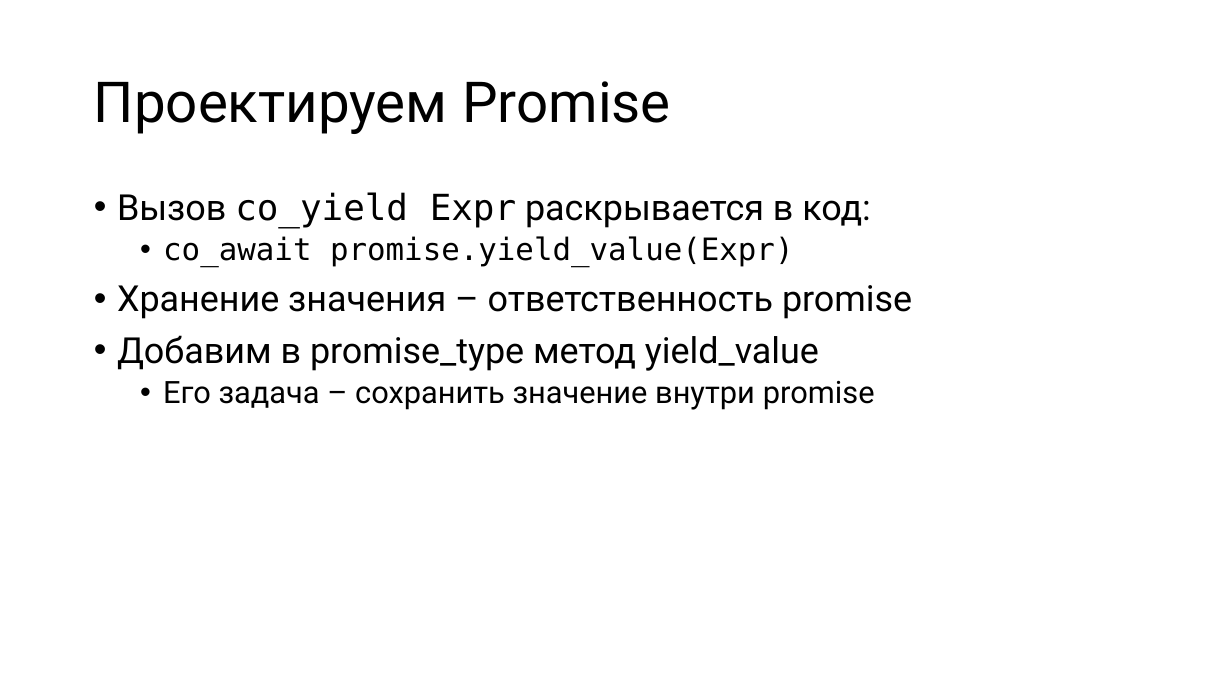
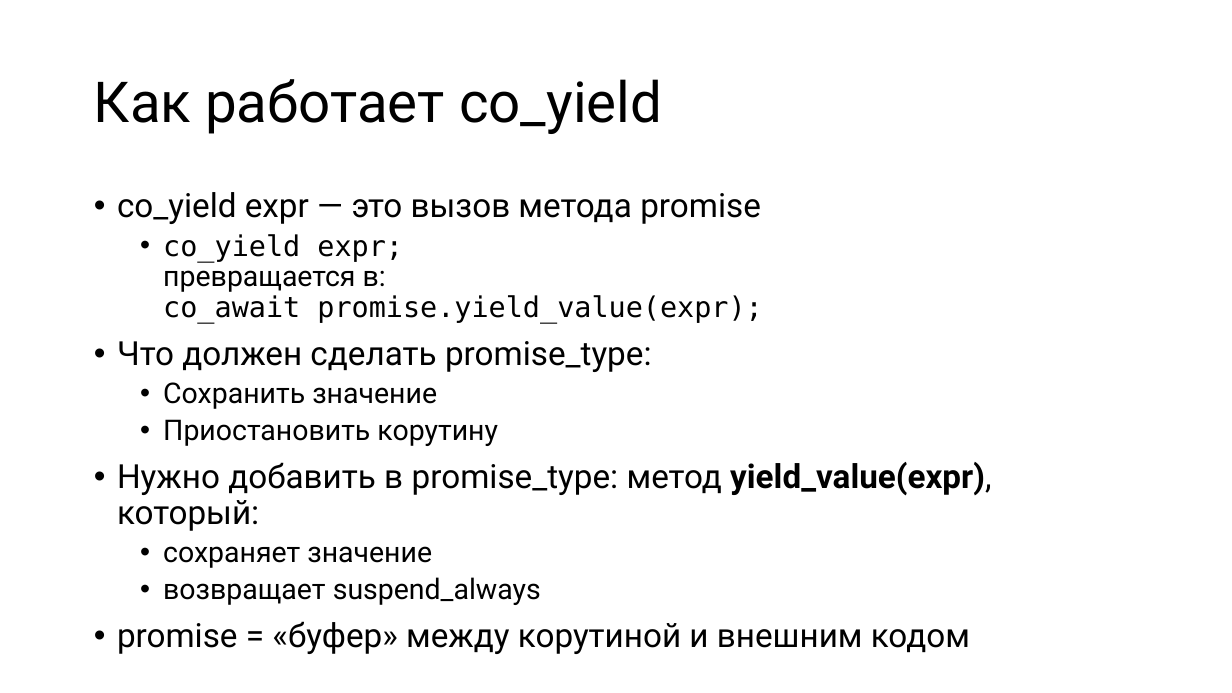
Before and after one commit to alexey-malov/pc, a slide deck: slide 39 of lectures/12/Coroutines.pptx (slide 34 before the commit). Drawn at 1232x693 pixels with LibreOffice and Linux fonts; fonts in the diff are those of the drawing. Boxes give left, top, right and bottom in pixels: in the first picture for what was removed or moved away, otherwise in the second. Text is boxed around its words. In the diff, an @@ line names an element or a change of style, - is before the commit and + after.

```diff
--- a/lectures/12/Coroutines.pptx
+++ b/lectures/12/Coroutines.pptx
@@ title at box(94, 79, 662, 134): text changed @@
-Проектируем Promise
+Как работает co_yield
@@ text at box(117, 192, 992, 654): text changed; size 28 to 25.9 pt @@
-• Вызов co_yield Expr раскрывается в код:
-  • co_await promise.yield_value(Expr)
-• Хранение значения – ответственность promise
-• Добавим в promise_type метод yield_value
-  • Его задача – сохранить значение внутри promise
+• co_yield expr — это вызов метода promise
+  • co_yield expr;
+    превращается в:
+    co_await promise.yield_value(expr);
+• Что должен сделать promise_type:
+  • Сохранить значение
+  • Приостановить корутину
+• Нужно добавить в promise_type: метод yield_value(expr), который:
+  • сохраняет значение
+  • возвращает suspend_always
+• promise = «буфер» между корутиной и внешним кодом
```
Also in this commit, not shown: 24 other slides changed, 8 slides added, 2 slides removed, 1 other file.
